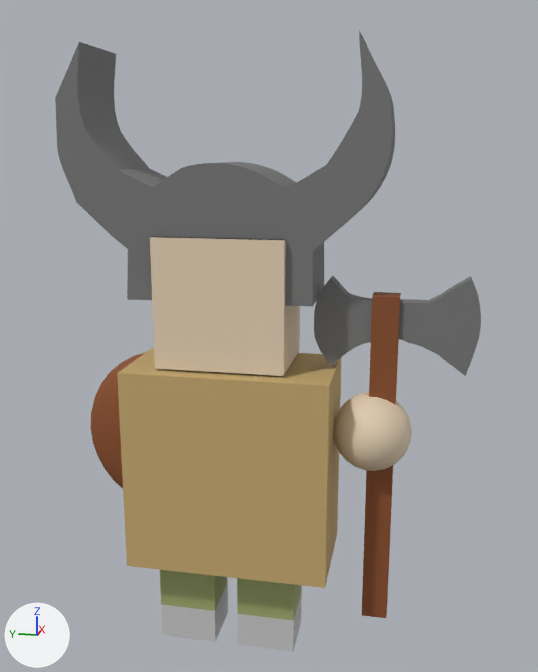
The FBX model Skopiov1/Assets/Personajes/Vikingo.fbx as it was, and as the next commit left it.
Camera for both pictures: a 50 mm lens placed at (-8.19, -2.61, 5.34), pointed at (0.23, -0.92, 3.24). The lights are fixed; the arrows at lower left show +X, +Y and +Z. Where no turn or scale is listed for an object, it has been applied to the vertices. Vertices at the same position are counted once.
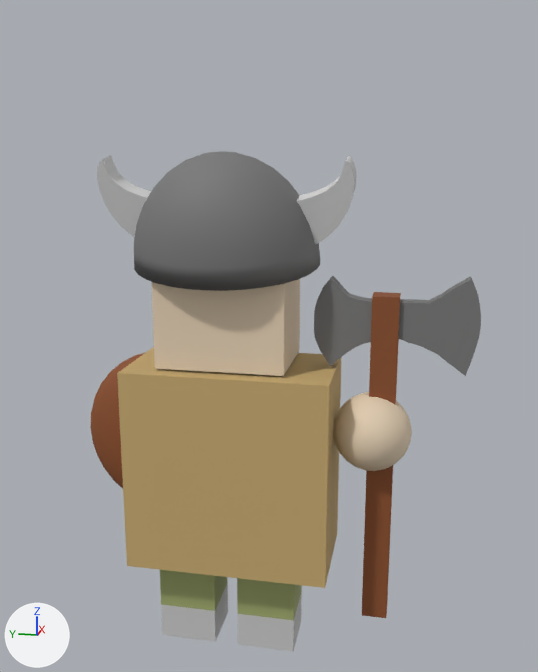
The newer file is also turned or shifted as a whole; pictures and numbers use the older file's frame.

The change, as a list of edits to the scene's bpy script:
```text
Add mat_horn:
    mat_horn = principled_material('horn')
    mat_horn.base_color = (0.662, 0.662, 0.662)  # light grey #d5d5d5
    mat_horn.roughness = 0.69
Change me_cube_006:
    used by ob_cube_004; location = (0.0, 0.0, 0.0)
    remove me_cube_006.from_pydata(...)  # 5432 vertices, 3298 faces; spans x -0.63..1.06, y -3.31..1.65, z -0.59..6.51
    add me_cube_006.from_pydata(...)  # 5431 vertices, 2851 faces; spans x -0.63..1.06, y -3.31..1.65, z -0.59..6.51
    me_cube_006 part 1
    1 vertex is removed from x -0.46, y 0.26, z 4.45
    451 faces are deleted
    4 new faces join them, mat_skin (beige #e7d3b6)
Add me_cubeziercurve_004:
    me_cubeziercurve_004.from_pydata(...)  # 885 vertices, 575 faces; spans x -0.59..1.17, y -2.1..0.75, z -0.88..0.53
    # faces by material slot: [318, 257]
    me_cubeziercurve_004.materials.append(mat_horn)  # light grey #d5d5d5
    me_cubeziercurve_004.materials.append(mat_material_001)  # grey #777777
Add ob_beziercurve_001:
    ob_beziercurve_001 = bpy.data.objects.new('BezierCurve.001', me_cubeziercurve_004)
    ob_beziercurve_001.location = (-0.19, 0.18, 4.83)
```

Location of each change, [x1, y1, x2, y2] in pixels of the pictures (538 x 672 px):
'Cube.004', reshaped
    before: [55, 30, 481, 652]
    after: [90, 276, 481, 652]
'BezierCurve.001', added
    after: [97, 151, 356, 291]
    faces in mat_material_001 (grey #777777): [134, 151, 320, 291]
    faces in mat_horn (light grey #d4d4d4): [97, 155, 356, 245]
part 1 of me_cube_006, cut back
    before: [55, 30, 395, 307]
